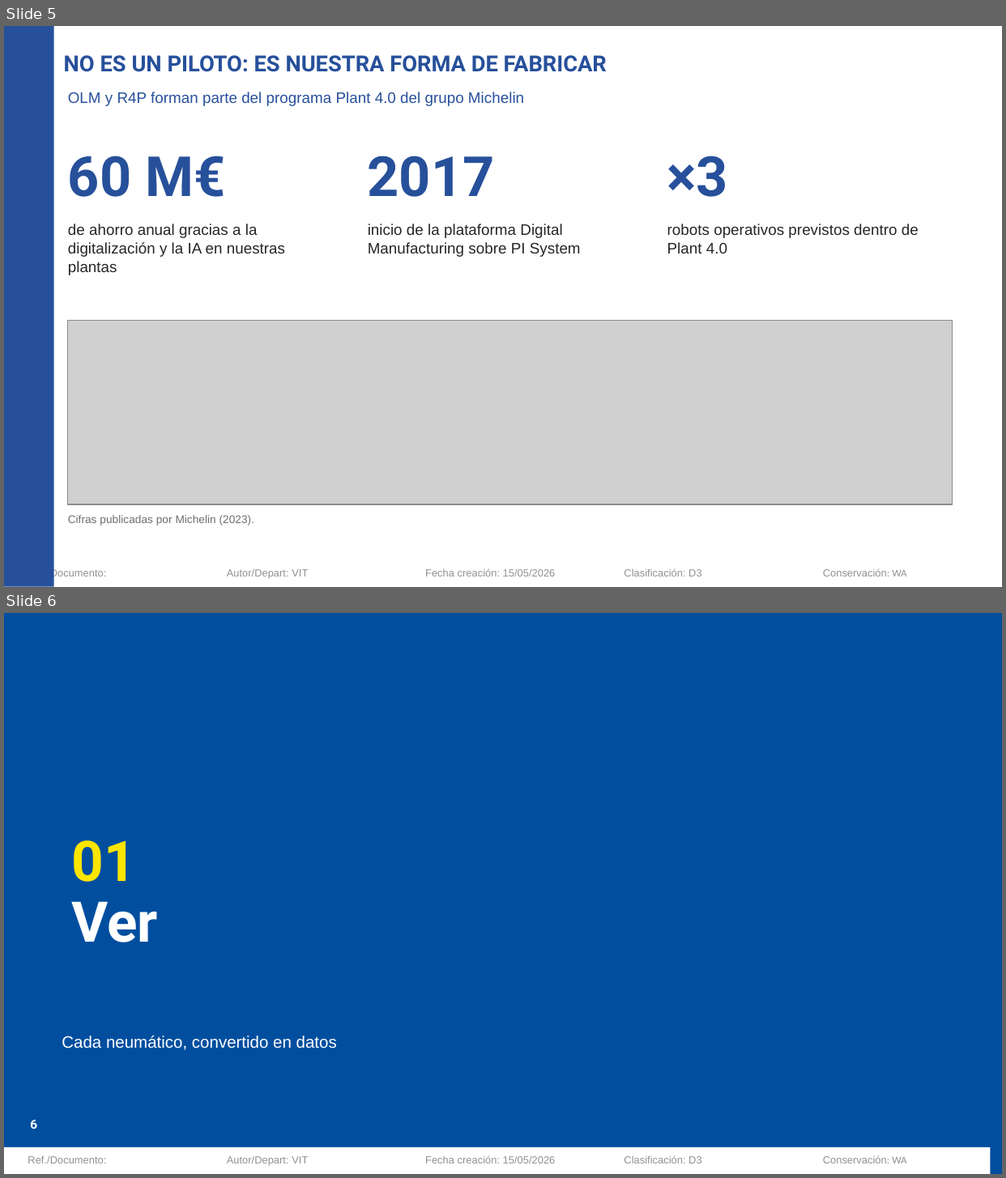
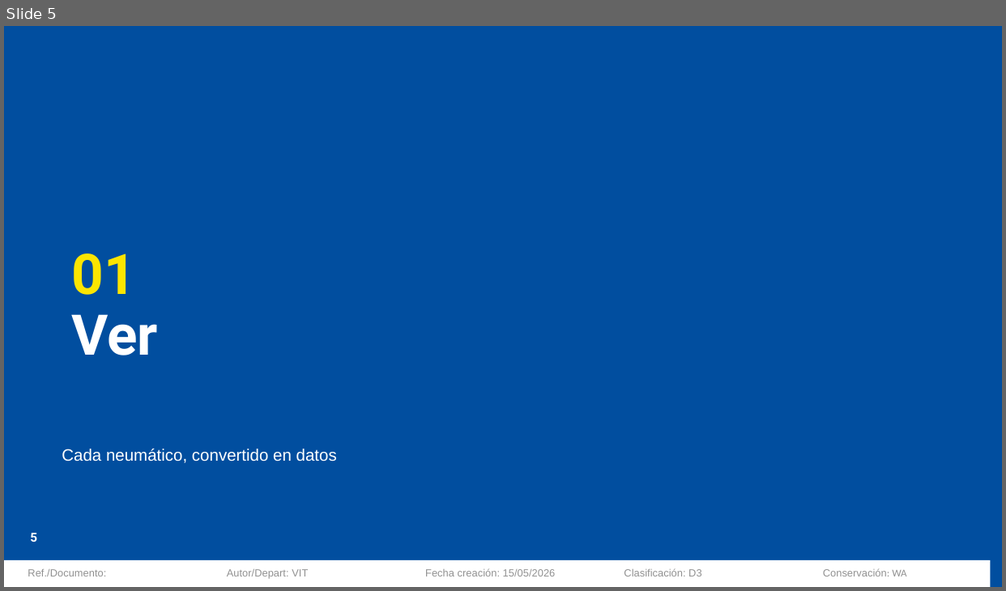
Before and after one commit to Asierenux/blank-app, a slide deck: presentaciones/Michelin_Hyundai_Fabricacion_Digital_ES.pptx. Shown one above the other, each under a label of ours: slides 5 and 6 before the commit, slide 5 after it. The pictures are 1006x1178 and 1006x591 pixels, drawn with LibreOffice and Linux fonts; fonts in the diff are those of the drawing; grey boxes stand for pictures; background and template pictures are left out. Boxes give left, top, right and bottom in pixels: in the first picture for what was removed or moved away, otherwise in the second. Text is boxed around its words. In the diff, an @@ line names an element or a change of style, - is before the commit and + after.

```diff
--- a/presentaciones/Michelin_Hyundai_Fabricacion_Digital_ES.pptx
+++ b/presentaciones/Michelin_Hyundai_Fabricacion_Digital_ES.pptx
@@ slide 5 removed at [4, 26, 1002, 587], background #FFFFFF; not listed: 5 template elements that a slide beside it also shows @@
@@ rectangle removed at [4, 26, 54, 587] @@
@@ title removed at [64, 55, 607, 72] @@
-NO ES UN PILOTO: ES NUESTRA FORMA DE FABRICAR
@@ text removed at [68, 92, 524, 106] @@
-OLM y R4P forman parte del programa Plant 4.0 del grupo Michelin
@@ text removed at [68, 156, 225, 197] @@
-60 M€
@@ text removed at [368, 156, 495, 197] @@
-2017
@@ text removed at [667, 156, 728, 197] @@
-×3
@@ text removed at [68, 224, 285, 275] @@
-de ahorro anual gracias a la digitalización y la IA en nuestras plantas
@@ text removed at [368, 224, 581, 257] @@
-inicio de la plataforma Digital Manufacturing sobre PI System
@@ text removed at [667, 224, 918, 254] @@
-robots operativos previstos dentro de Plant 4.0
@@ picture removed at [68, 320, 952, 505] @@
@@ text removed at [68, 515, 254, 526] @@
-Cifras publicadas por Michelin (2023).
@@ what was slide 6 is now slide 5 @@
@@ page number at [30, 533, 37, 542]: text changed @@
-6
+5
```
Also in this commit, not shown: 6 slides changed, 1 other slide removed.
